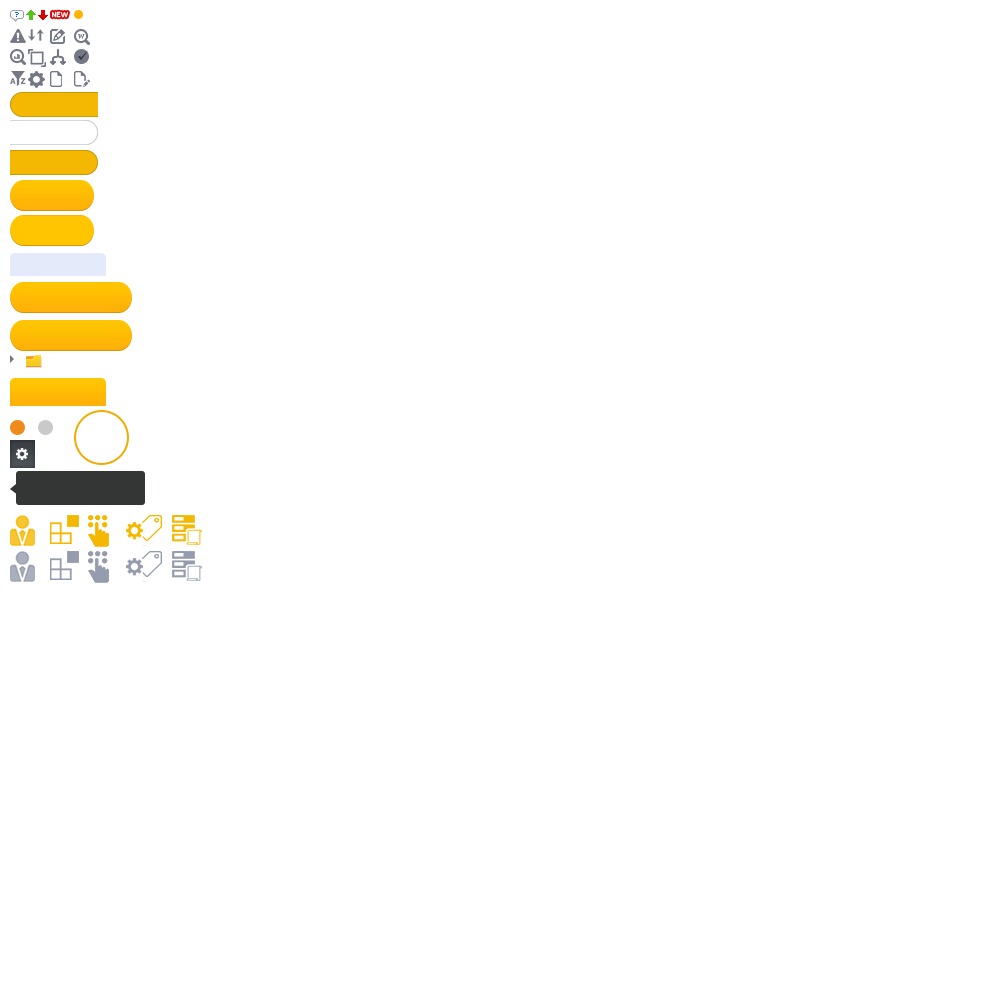
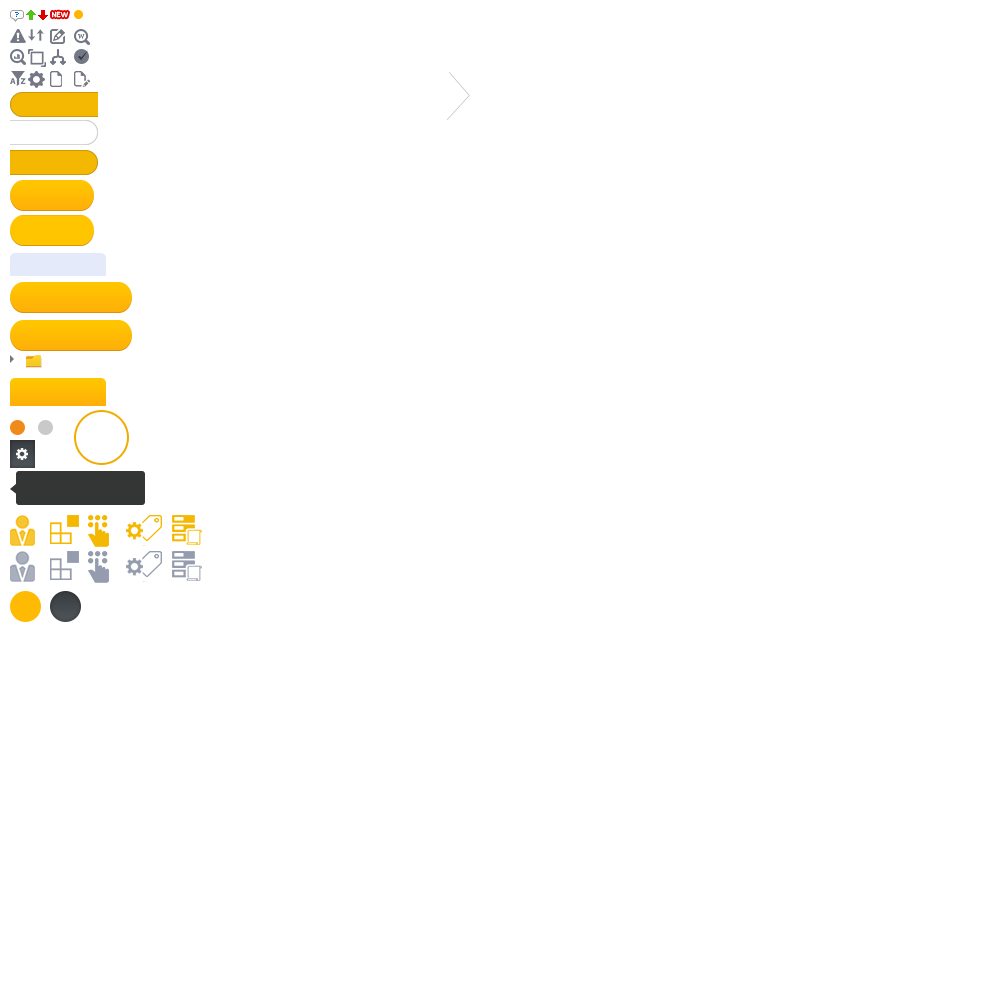
Revision of a layered 1000px x 1000px image; what changed, layer by layer:
added layer "形状 9 副本" above "形状 9" over 448, 72, 470, 120
added layer "形状 9" above "椭圆 1" over 447, 72, 470, 120
added layer "椭圆 1" (1st of 2) above "椭圆 1" over 50, 591, 81, 622
added layer "椭圆 1" (2nd of 2) above "椭圆 7" over 10, 591, 41, 622
